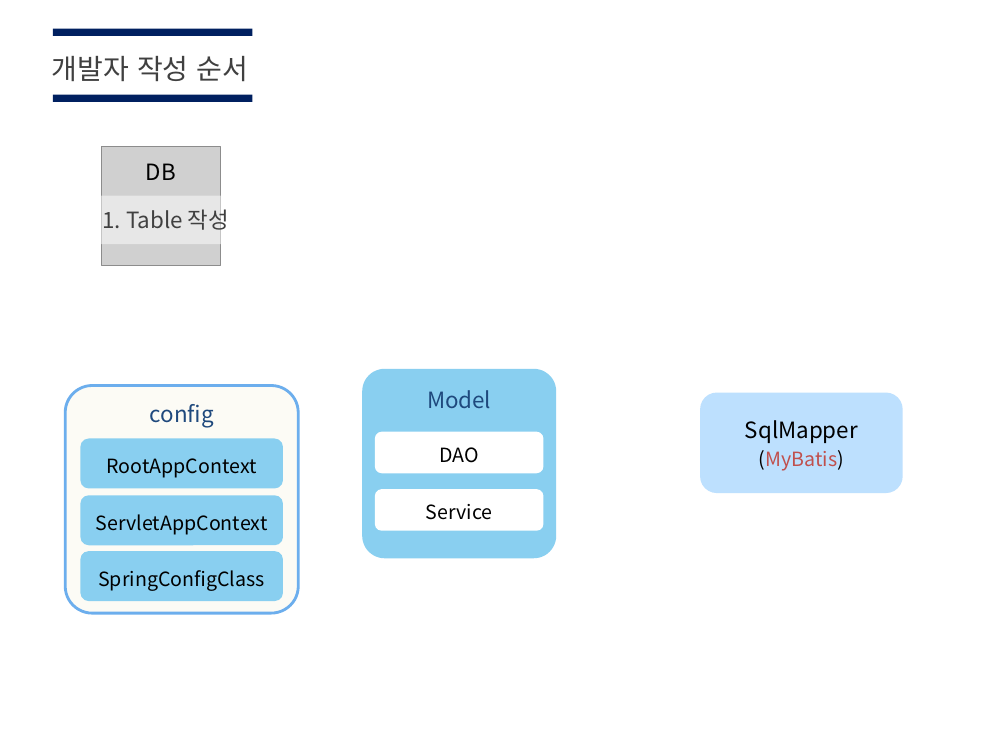
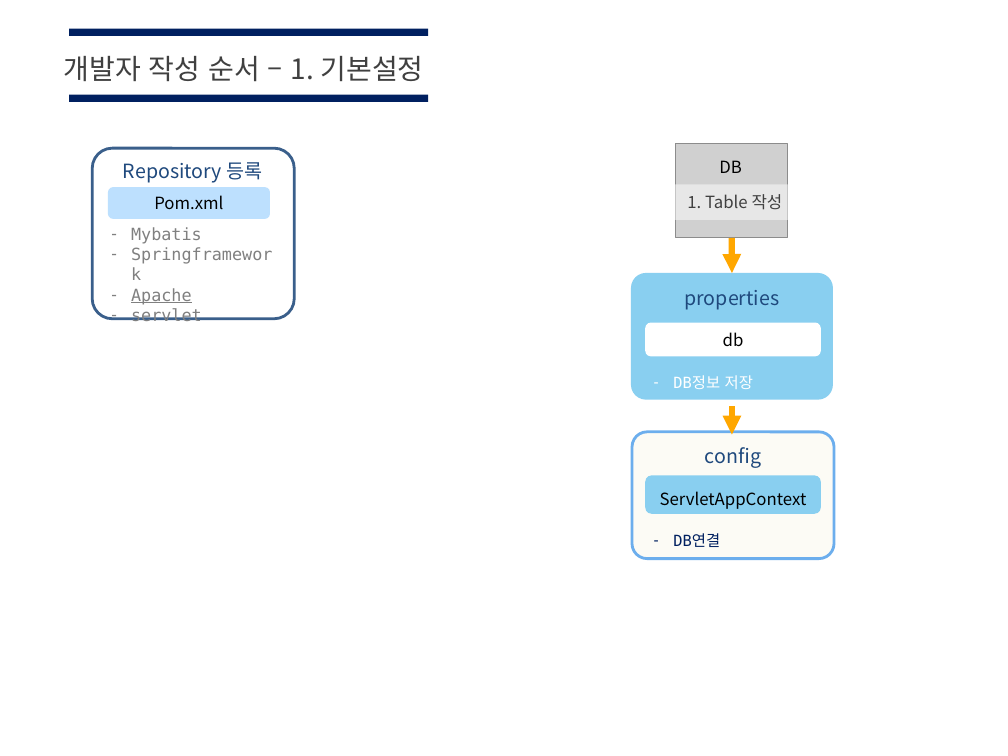
Before and after one commit to Jihyeon818/DevOps_StudyNote, a slide deck: slide 2 of 06. spring/09. mvc 값 처리/board jsp 패키지 정리(0517)_정리전.pptx. Drawn at 1008x756 pixels with LibreOffice and Linux fonts; fonts in the diff are those of the drawing; grey boxes stand for pictures; background and template pictures are left out. Boxes give left, top, right and bottom in pixels: in the first picture for what was removed or moved away, otherwise in the second. Text is boxed around its words. In the diff, an @@ line names an element or a change of style, - is before the commit and + after.

Commit message:
ajax활용 게시판 작성

```diff
--- a/06. spring/09. mvc 값 처리/board jsp 패키지 정리(0517)_정리전.pptx
+++ b/06. spring/09. mvc 값 처리/board jsp 패키지 정리(0517)_정리전.pptx
@@ rectangle: place and size @@
-rectangle at bbox=[53, 29, 253, 36]
+rectangle at bbox=[69, 29, 427, 36]
@@ text at bbox=[64, 56, 424, 82]: text changed @@
-개발자 작성 순서
+개발자 작성 순서 – 1. 기본설정
@@ rectangle: place and size @@
-rectangle at bbox=[53, 95, 253, 102]
+rectangle at bbox=[69, 95, 427, 102]
@@ picture: place and size @@
-picture at bbox=[102, 147, 221, 266]
+picture at bbox=[675, 144, 787, 238]
@@ group added at bbox=[93, 148, 294, 321]: 3 rounded rectangles, 1 text @@
+Pom.xml
+– Mybatis
+– Springframework
+– Apache
+– servlet
+Repository 등록
@@ text "DB": place and size @@
-text "DB" at bbox=[146, 163, 176, 180]
+text "DB" at bbox=[719, 160, 742, 173]
@@ text "DB" at bbox=[719, 160, 742, 173]: size 16 to 12 pt @@
@@ rounded rectangle "1. Table 작성" at bbox=[669, 184, 800, 220]: size 16 to 12 pt @@
@@ rounded rectangle "1. Table 작성": place and size @@
-rounded rectangle "1. Table 작성" at bbox=[91, 196, 242, 244]
+rounded rectangle "1. Table 작성" at bbox=[669, 184, 800, 220]
@@ arrow added from (732, 238) to (732, 273), #FFA700 4.5 pt @@
@@ rounded rectangle: place and size @@
-rounded rectangle at bbox=[362, 369, 555, 558]
+rounded rectangle at bbox=[631, 273, 833, 400]
@@ text added at bbox=[684, 290, 779, 310], 14 pt, text #1F497D @@
+properties
@@ rounded rectangle added at bbox=[645, 323, 821, 357], fill #FFFFFF, 12 pt, text #000000 @@
+db
@@ rounded rectangle removed at bbox=[66, 385, 298, 613] @@
@@ text added at bbox=[673, 375, 753, 389], 11 pt, text #FFFFFF @@
+– DB정보 저장
@@ text removed at bbox=[427, 390, 491, 408] @@
-Model
@@ rounded rectangle removed at bbox=[701, 392, 903, 493] @@
-SqlMapper
-(MyBatis)
@@ arrow added from (732, 406) to (732, 434), #FFA700 4.5 pt @@
@@ rounded rectangle removed at bbox=[81, 438, 283, 489] @@
-RootAppContext
@@ rounded rectangle removed at bbox=[375, 431, 543, 473] @@
-DAO
@@ rounded rectangle added at bbox=[632, 431, 834, 558], fill #FCFBF5, outline #6CAEED 2 pt @@
@@ rounded rectangle "config": place and size @@
-rounded rectangle "config" at bbox=[102, 388, 263, 438]
+rounded rectangle "config" at bbox=[663, 434, 802, 477]
@@ rounded rectangle "config" at bbox=[663, 434, 802, 477]: size 16 to 14 pt @@
@@ rounded rectangle "ServletAppContext": place and size @@
-rounded rectangle "ServletAppContext" at bbox=[81, 495, 283, 545]
+rounded rectangle "ServletAppContext" at bbox=[645, 476, 821, 514]
@@ rounded rectangle "ServletAppContext" at bbox=[645, 476, 821, 514]: size 14 to 12 pt @@
@@ rounded rectangle removed at bbox=[375, 489, 543, 530] @@
-Service
@@ text added at bbox=[673, 533, 720, 547], 11 pt, text #002060 @@
+– DB연결
@@ rounded rectangle removed at bbox=[81, 551, 283, 602] @@
-SpringConfigClass
```
Also in this commit, not shown: 29 other files.
